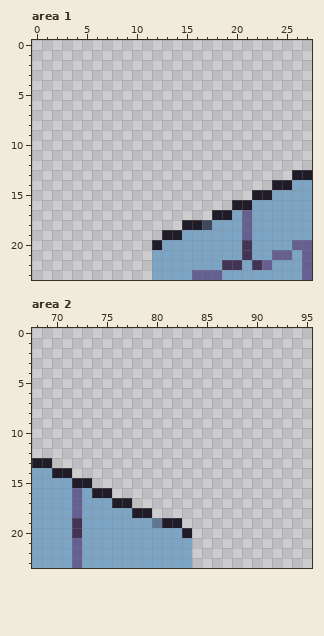
Pixel-art file: static/assets/aseprite/house.aseprite. Above is the file before it was changed.
128x128 pixels, 1 frame. Colours within 5 levels of each other are drawn and written as one. Shown: area 1: x 0..27, y 0..23; area 2: x 68..95, y 0..23. The old version is drawn lined up with the new one, on the new canvas. The commit also changed other parts of the picture, which this record leaves out.
Now the later version:
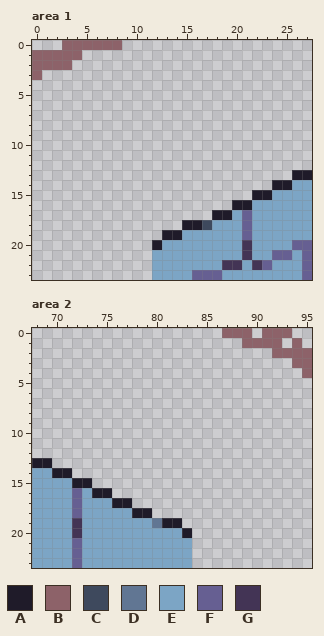
Palette (. is transparent): A #1f1b29  B #8d6269  C #3e495d  D #617693  E #7ca5c5  F #665f92  G #433455
Diff:
canvas 128x128 -> 96x96, the old top-left corner now at -16,-15 (the part of the old canvas that was cut away was empty and is not shown)
--- area 1
@@ x 0..10 @@
- 0 ...........
- 1 ...........
- 2 ...........
- 3 ...........
+ 0 ...BBBBBB..
+ 1 BBBBB......
+ 2 BBBB.......
+ 3 B..........
  4 ...........
--- area 2
@@ x 85..95 @@
- 0 ...........
- 1 ...........
- 2 ...........
- 3 ...........
- 4 ...........
+ 0 ..BBB.BBB..
+ 1 ....BBBB.B.
+ 2 .......BBBB
+ 3 .........BB
+ 4 ..........B
  5 ...........
Changed places in both pictures, as pixel boxes (x1, y1, x2, y2):
added: (32, 40, 122, 80)
added: (222, 328, 312, 378)
